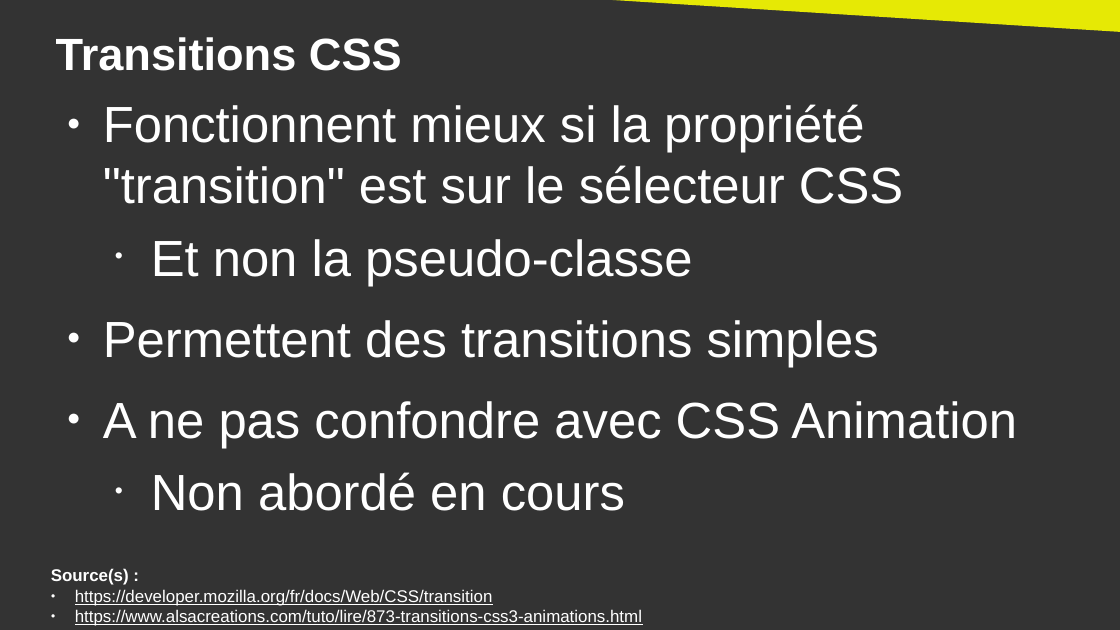
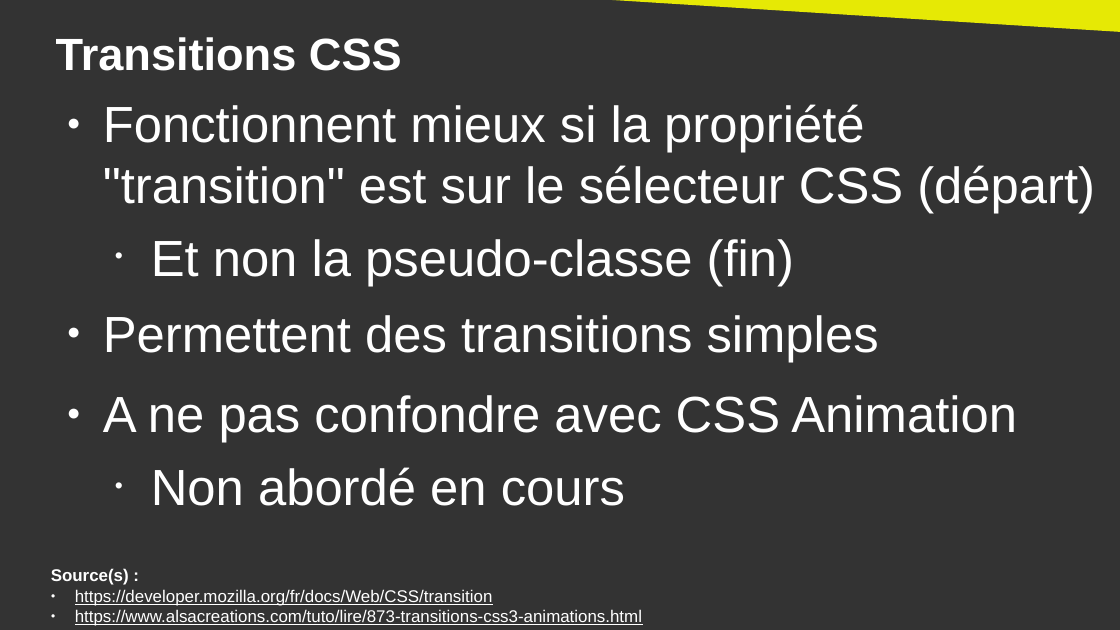
Before and after one commit to DanYellow/cours, a slide deck: slide 7 of integration-web-s2/travaux-pratiques/numero-2/presentation.odp. Drawn at 1120x630 pixels with LibreOffice and Linux fonts; fonts in the diff are those of the drawing. Boxes give left, top, right and bottom in pixels: in the first picture for what was removed or moved away, otherwise in the second. Text is boxed around its words. In the diff, an @@ line names an element or a change of style, - is before the commit and + after.

```diff
--- a/integration-web-s2/travaux-pratiques/numero-2/presentation.odp
+++ b/integration-web-s2/travaux-pratiques/numero-2/presentation.odp
@@ text at [103,104,1095,286]: text changed @@
-● Fonctionnent mieux si la propriété "transition" est sur le sélecteur CSS
-  • Et non la pseudo-classe
+● Fonctionnent mieux si la propriété "transition" est sur le sélecteur CSS (départ)
+  • Et non la pseudo-classe (fin)
@@ text at [103,315,879,362]: less space between paragraphs @@
```
Also in this commit, not shown: 6 other slides changed, 3 other files.
